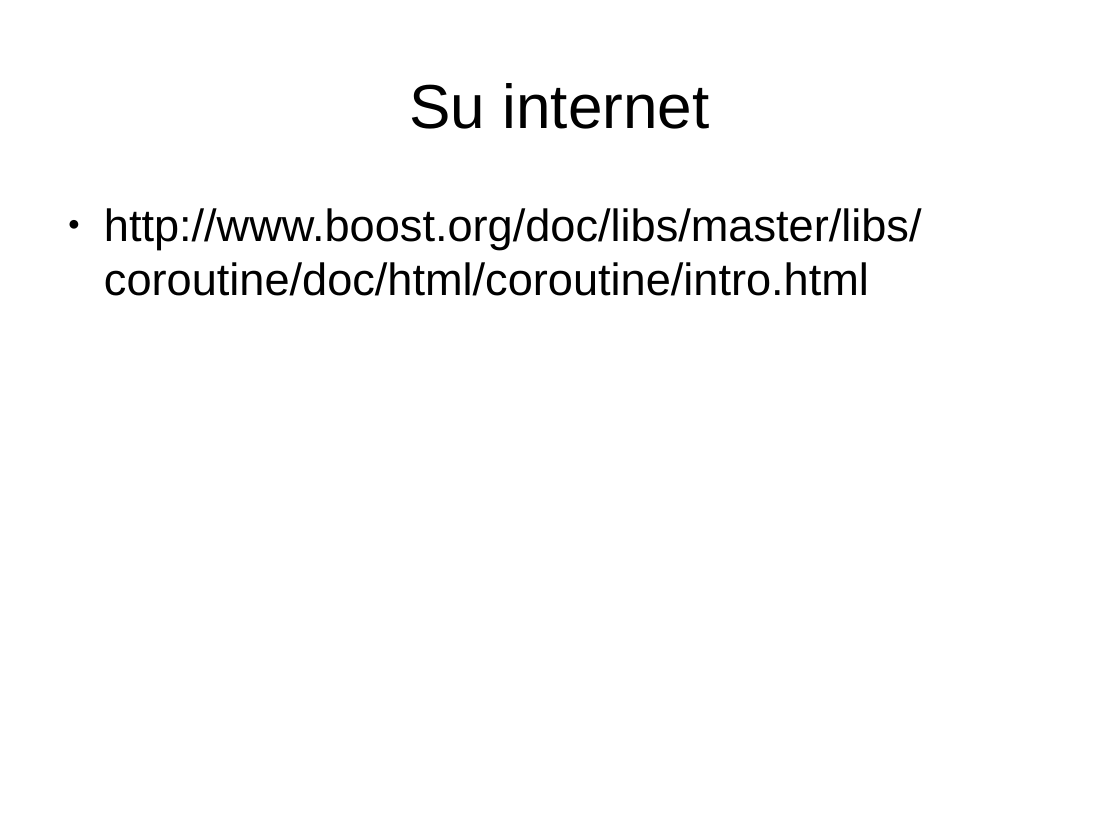
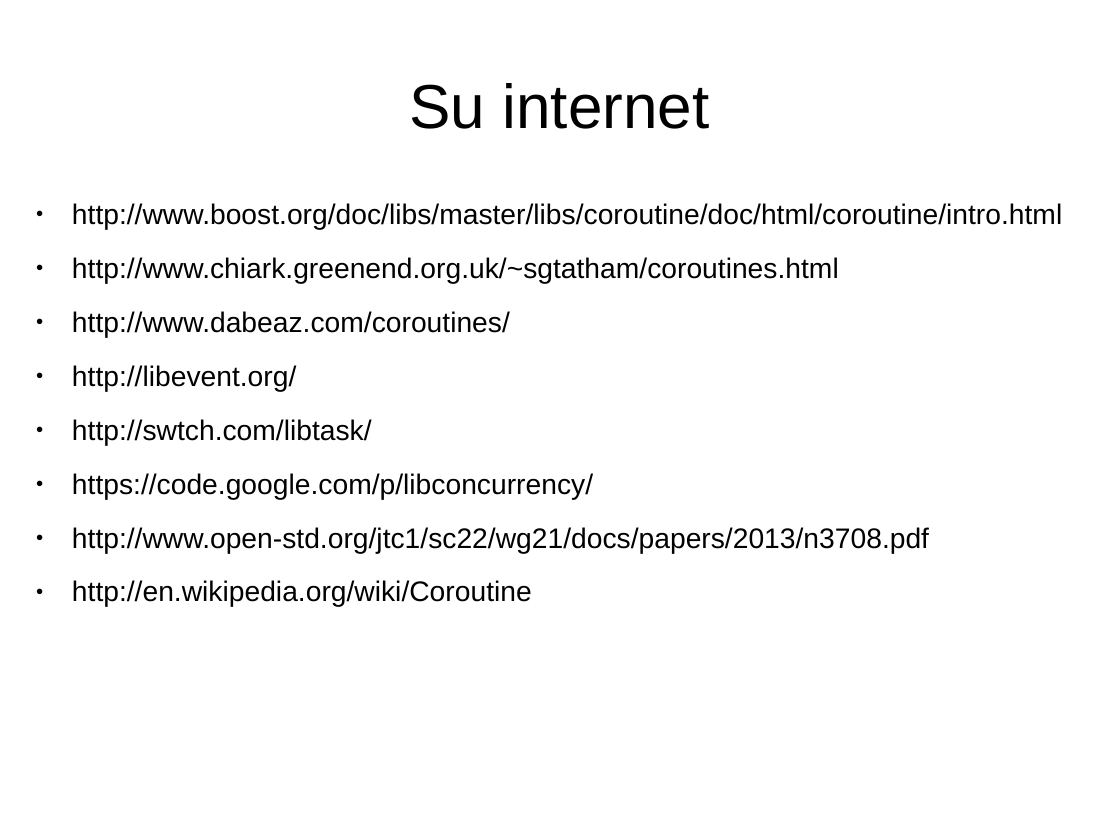
Before and after one commit to mdionisio/workshop_coroutine, a slide deck: slide 16 of presentazione.odp. Drawn at 1120x840 pixels with LibreOffice and Linux fonts; fonts in the diff are those of the drawing. Boxes give left, top, right and bottom in pixels: in the first picture for what was removed or moved away, otherwise in the second. Text is boxed around its words. In the diff, an @@ line names an element or a change of style, - is before the commit and + after.

```diff
--- a/presentazione.odp
+++ b/presentazione.odp
@@ text "http://www.boost.org/doc/libs/master/libs/coroutine/doc/html ...": place and size @@
-text "http://www.boost.org/doc/libs/master/libs/coroutine/doc/html ..." at <box>104,208,922,296</box>
+text "http://www.boost.org/doc/libs/master/libs/coroutine/doc/html ..." at <box>72,203,1062,607</box>
@@ text at <box>72,203,1062,230</box>: size 32 to 20 pt in "http://www.boost.org/doc/libs/master/libs/coroutine/doc/html ..." @@
@@ text at <box>72,257,929,607</box>: paragraphs added @@
+● http://www.chiark.greenend.org.uk/~sgtatham/coroutines.html
+● http://www.dabeaz.com/coroutines/
+● http://libevent.org/
+● http://swtch.com/libtask/
+● https://code.google.com/p/libconcurrency/
+● http://www.open-std.org/jtc1/sc22/wg21/docs/papers/2013/n3708.pdf
+● http://en.wikipedia.org/wiki/Coroutine
```
Also in this commit, not shown: 2 other slides changed, 1 other file.
